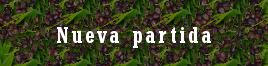
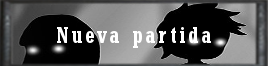
Layered file, before and after one edit (268 × 66). Changes by layer:
added layer "Capa pegada #1" above "..." over (x1=0, y1=0, x2=268, y2=66)
moved "..." above "Capa pegada" over (x1=57, y1=27, x2=211, y2=48)
added layer "Capa pegada" above "Visible" over (x1=0, y1=0, x2=268, y2=66)
hid "Visible" over (x1=0, y1=0, x2=268, y2=66)
hid "Fondo" over (x1=0, y1=0, x2=268, y2=66)
